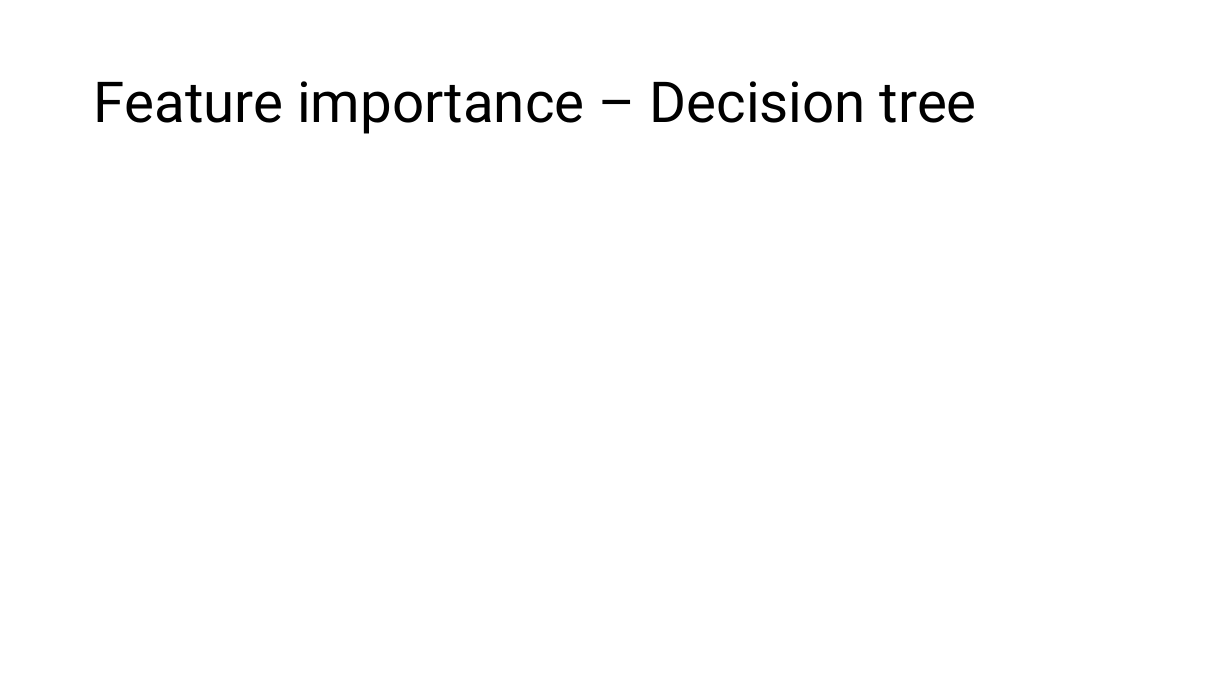
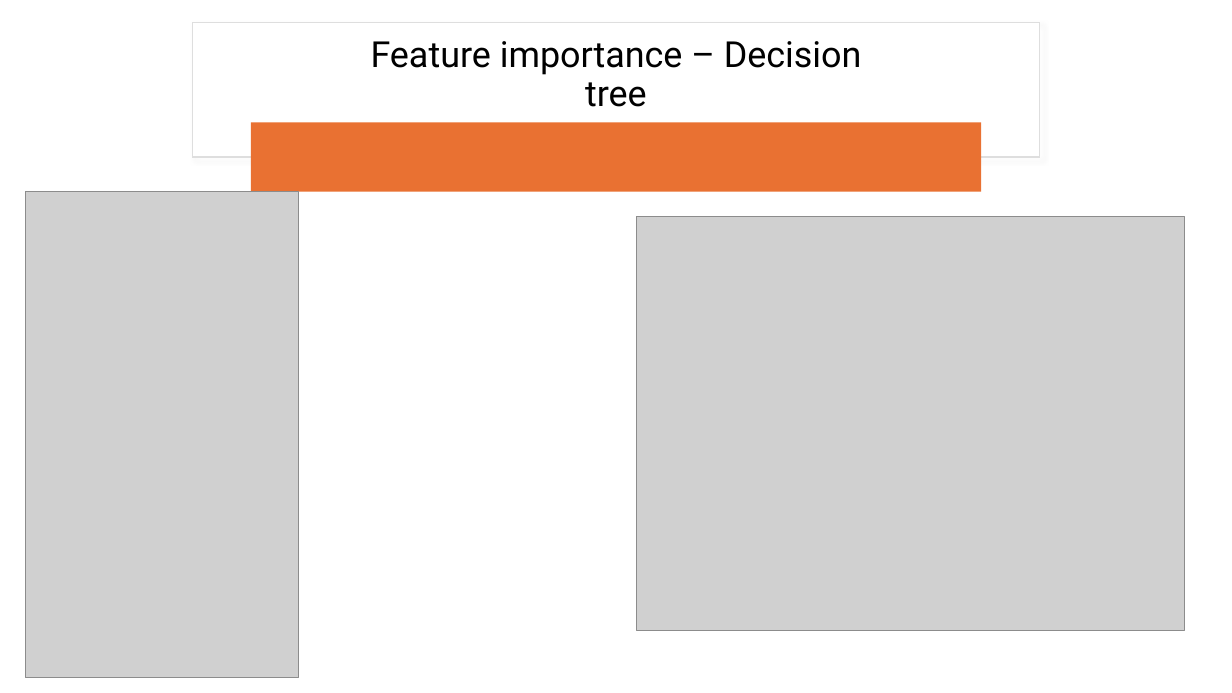
Before and after one commit to KissDanielMark/CustomerAnalytics_Competition, a slide deck: slide 3 of Presentation1.pptx. Drawn at 1232x693 pixels with LibreOffice and Linux fonts; fonts in the diff are those of the drawing; grey boxes stand for pictures. Boxes give left, top, right and bottom in pixels: in the first picture for what was removed or moved away, otherwise in the second. Text is boxed around its words. In the diff, an @@ line names an element or a change of style, - is before the commit and + after.

```diff
--- a/Presentation1.pptx
+++ b/Presentation1.pptx
@@ rectangle added at [192,22,1040,157], fill #FFFFFF, outline #DEDEDE 1 pt @@
@@ title "Feature importance – Decision tree": place and size @@
-title "Feature importance – Decision tree" at [94,81,977,134]
+title "Feature importance – Decision tree" at [371,41,862,107]
@@ title "Feature importance – Decision tree" at [371,41,862,107]: size 44 to 28 pt; alignment left to centre @@
@@ rounded rectangle added at [251,122,982,191], fill #E97132 @@
@@ picture added at [25,191,299,677] @@
@@ picture added at [637,216,1185,630] @@
```
Also in this commit, not shown: 5 other slides changed, 2 slides added, 4 slides removed, 9 other files.
